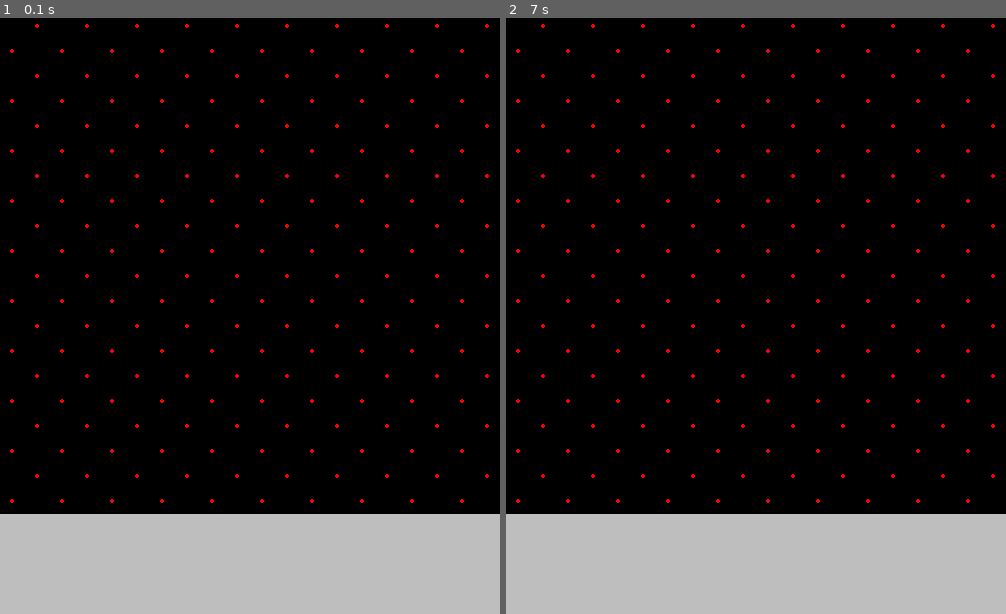
Above: before the commit, frames 1-2 (left to right).
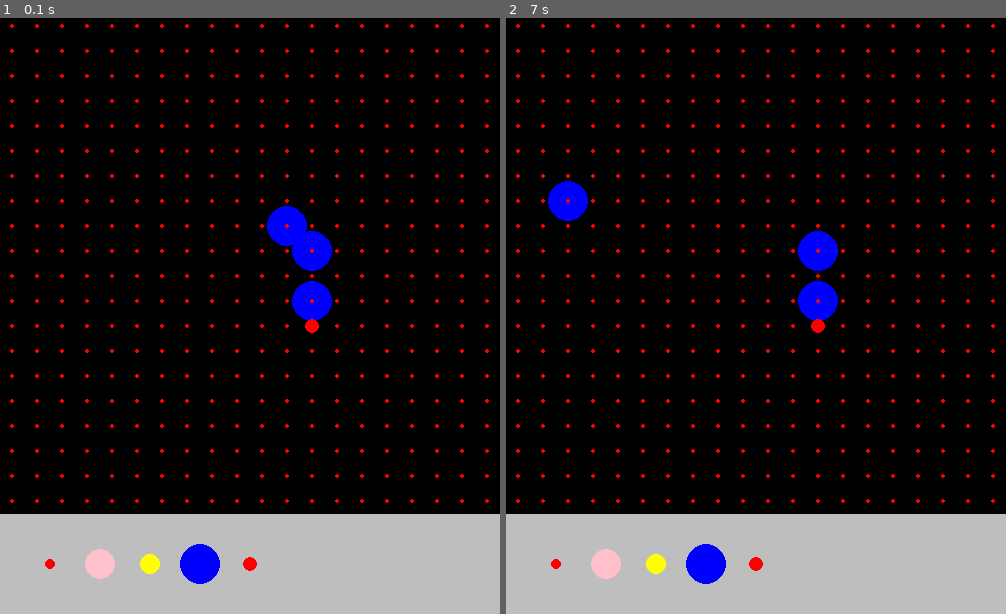
Above: after the commit, the same moments.

Repository: Albie-nayland/Climbing-wall-CSC-project
Game: pygame game, started from Pygame.py
Same seed, same stepped clock (60 frames per second), same inputs: the game is played once before the commit and once after it.
Inputs (mouse positions are in pixels of both pictures, inside the frame that each line leads up to):
- Up to frame 1 (0.1 s): no input
- Up to frame 2 (7 s): press the mouse at (636, 321) at 0.37 s; move the mouse to (721, 381) at 0.47 s; release the mouse at (806, 447) at 0.6 s; click (791, 220) at 6.45 s; press the mouse at (791, 220) at 6.77 s; move the mouse to (681, 214) at 6.87 s; move the mouse to (571, 208) at 6.97 s

The runs differ from the first frame. In frame 1, 2.9% of the frame differs, in the area x 2-98%, y 1-95%; in frame 2, 2.9%.

Commit message:
It is broken now

Diff:
--- a/Inventory.json
+++ b/Inventory.json
@@ -1,16 +1,188 @@
 {
-    "num_holds":{
-        "Hold1": 2,
-        "Hold2": 3,
-        "Hold3": 4,
-        "Hold4": 5,
-        "Hold5": 6
-    },
-    "hold_info":{
-        "Hold1": [50, 550, 5, "red", "crimp"],
-        "Hold2": [100, 550, 15, "pink", "jug"],
-        "Hold3": [150, 550, 10, "yellow", "pinch"],
-        "Hold4": [200, 550, 20, "blue", "sloper"],
-        "Hold5": [250, 550, 7, "red","crimp"]
-    }
+  "num_holds": {
+    "hold1": 2,
+    "hold2": 3,
+    "hold3": 4,
+    "hold4": 5,
+    "hold5": 6
+  },
+  "hold_info": {
+    "red_crimp_0": [
+      50,
+      550,
+      5,
+      "red",
+      "crimp"
+    ],
+    "pink_jug_0": [
+      100,
+      550,
+      15,
+      "pink",
+      "jug"
+    ],
+    "yellow_pinch_0": [
+      150,
+      550,
+      10,
+      "yellow",
+      "pinch"
+    ],
+    "blue_sloper_0": [
+      200,
+      550,
+      20,
+      "blue",
+      "sloper"
+    ],
+    "red_crimp_1": [
+      250,
+      550,
+      7,
+      "red",
+      "crimp"
+    ]
+  },
+  "Inventory": {
+    "red_crimp_0_0": [
+      50,
+      550,
+      5,
+      "red",
+      "crimp"
+    ],
+    "red_crimp_0_1": [
+      50,
+      550,
+      5,
+      "red",
+      "crimp"
+    ],
+    "pink_jug_0_0": [
+      100,
+      550,
+      15,
+      "pink",
+      "jug"
+    ],
+    "pink_jug_0_1": [
+      100,
+      550,
+      15,
+      "pink",
+      "jug"
+    ],
+    "pink_jug_0_2": [
+      100,
+      550,
+      15,
+      "pink",
+      "jug"
+    ],
+    "yellow_pinch_0_0": [
+      150,
+      550,
+      10,
+      "yellow",
+      "pinch"
+    ],
+    "yellow_pinch_0_1": [
+      150,
+      550,
+      10,
+      "yellow",
+      "pinch"
+    ],
+    "yellow_pinch_0_2": [
+      150,
+      550,
+      10,
+      "yellow",
+      "pinch"
+    ],
+    "yellow_pinch_0_3": [
+      150,
+      550,
+      10,
+      "yellow",
+      "pinch"
+    ],
+    "blue_sloper_0_0": [
+      312.5,
+      287.5,
+      20,
+      "blue",
+      "sloper"
+    ],
+    "blue_sloper_0_1": [
+      312.5,
+      237.5,
+      20,
+      "blue",
+      "sloper"
+    ],
+    "blue_sloper_0_2": [
+      200,
+      550,
+      20,
+      "blue",
+      "sloper"
+    ],
+    "blue_sloper_0_3": [
+      287.5,
+      212.5,
+      20,
+      "blue",
+      "sloper"
+    ],
+    "blue_sloper_0_4": [
+      200,
+      550,
+      20,
+      "blue",
+      "sloper"
+    ],
+    "red_crimp_1_0": [
+      250,
+      550,
+      7,
+      "red",
+      "crimp"
+    ],
+    "red_crimp_1_1": [
+      250,
+      550,
+      7,
+      "red",
+      "crimp"
+    ],
+    "red_crimp_1_2": [
+      250,
+      550,
+      7,
+      "red",
+      "crimp"
+    ],
+    "red_crimp_1_3": [
+      250,
+      550,
+      7,
+      "red",
+      "crimp"
+    ],
+    "red_crimp_1_4": [
+      250,
+      550,
+      7,
+      "red",
+      "crimp"
+    ],
+    "red_crimp_1_5": [
+      312.5,
+      312.5,
+      7,
+      "red",
+      "crimp"
+    ]
+  }
 }
--- a/Pygame.py
+++ b/Pygame.py
@@ -1,120 +1,102 @@
 import pygame as py
 import os, json
 
-# Initialise py
 py.init()
 
 num_holds = {}
 hold_info = {}
-hold_pos = {}
-wall_1_holds = {}
-wall_1_hold_info = {}
-
+Inventory = {}
 dicts = {
-    "num_holds" : num_holds,
-    "hold_info" : hold_info,
-    "hold_pos" : hold_pos
+    "num_holds": num_holds,
+    "hold_info": hold_info,
+    "Inventory": Inventory
 }
 
 ScriptDir = os.path.dirname(os.path.abspath(__file__))
-FilePath = os.path.join(ScriptDir, "num_holds.json")
+FilePath = os.path.join(ScriptDir, "Inventory.json")
 
 if os.path.exists(FilePath):
-        try:
-            with open(FilePath, 'r') as f:
-                Data = json.load(f)
-                for key in Data:
-                    for i in Data[key]:
-                        dicts[key].update({i:Data[key][i]})
-        except:
-            pass
-print(num_holds)
-for i in num_holds:
-    for j in range(num_holds[i]):
-        hold_pos.update({i + "_" + j:(hold_info[i][0], hold_info[i][1])})
-print(hold_pos)
-
-
-#Variables
-mouse_down = False
-offset = 0
-does_offset = 1
-mouse_offset = 0
-wall_spots = []
+    try:
+        with open(FilePath, 'r') as f:
+            Data = json.load(f)
+            for key in Data:
+                for i in Data[key]:
+                    dicts[key].update({i: Data[key][i]})
+    except Exception as e:
+        print(f"Failed to load save: {e}")
+
+def save_data():
+    with open(FilePath, 'w') as f:
+        json.dump({
+            "num_holds": num_holds,
+            "hold_info": hold_info,
+            "Inventory": Inventory
+        }, f, indent=2)
 
 def wall_1():
-
-    does_offset = 1
-
-    # Screen setup
+    global num_holds
+
     WIDTH, HEIGHT = 500, 600
     screen = py.display.set_mode((WIDTH, HEIGHT))
     py.display.set_caption("Pygame Window")
 
-    holds_used = {}
     holding_index = None
     y_hole_distance = 25
-    x_hole_distance = 2*y_hole_distance
-
+    x_hole_distance = 25
+    offset = x_hole_distance / 2
+    wall_spots = []
     for n in range(HEIGHT - 100):
-            if n % y_hole_distance == 0:
-                does_offset += 1
-                for i in range(WIDTH):
-                    if i % x_hole_distance == 0:
-                        if does_offset % 2 == 0:
-                            offset = x_hole_distance - x_hole_distance/4
-                        else:
-                            offset = x_hole_distance/4
-                        wall_spots.append((i + offset, n + y_hole_distance/2))
-
-    # Main loop
-    running = True
-    while running:
-        screen.fill("black")  # background colour
-        mouse_x, mouse_y = py.mouse.get_pos()
-        # --- Events ---
-        for event in py.event.get():
-            if event.type == py.QUIT:
-                running = False
-            elif event.type == py.MOUSEBUTTONDOWN:
-                for i in num_holds:
-                    x, y, r = hold_info[i][0], hold_info[i][1], hold_info[i][2]
-                    if (mouse_x - x)**2 + (mouse_y - y)**2 <= r**2:
+        if n % y_hole_distance == 0:
+            for i in range(WIDTH):
+                if i % x_hole_distance == 0:
+
+                    wall_spots.append((i + offset, n + y_hole_distance / 2))
+
+    running = True
+    while running:
+        screen.fill("black")
+        mouse_x, mouse_y = py.mouse.get_pos()
+
+        for event in py.event.get():
+            if event.type == py.QUIT:
+                save_data()  # Save on quit, not every frame
+                running = False
+
+            elif event.type == py.MOUSEBUTTONDOWN:
+                for i in reversed(list(Inventory)):
+                    x, y, r = Inventory[i][0], Inventory[i][1], Inventory[i][2]
+                    if (mouse_x - x) ** 2 + (mouse_y - y) ** 2 <= r ** 2:
                         holding_index = i
                         break
 
             elif event.type == py.MOUSEBUTTONUP:
+                if holding_index is not None:
+                    save_data()  # Save when you drop a hold
                 holding_index = None
 
         if holding_index is not None:
-            hold_info[holding_index][0] = mouse_x
-            hold_info[holding_index][1] = mouse_y
-
-        for i in num_holds:
-            x, y, r = hold_info[i][0], hold_info[i][1], hold_info[i][2]
-            if y <= 500:
-                num_holds.update({i:num_holds[i] - 1})
-                wall_1_hold_info.update({i:hold_info[i]})
-                if i in wall_1_holds:
-                    wall_1_holds[i] += 1
-                else:
-                    wall_1_holds.update({i:1})
-
-
-        # if mouse_y % x_hole_distance < x_hole_distance/2:
-        #     mouse_offset = x_hole_distance - x_hole_distance/4
-        # else:
-        #     mouse_offset = x_hole_distance/4
-
-        #Drawing
+            Inventory[holding_index][0] = mouse_x
+            Inventory[holding_index][1] = mouse_y
+
+        # Draw tray
         py.draw.rect(screen, "gray", py.Rect(0, HEIGHT - 100, WIDTH, 100))
 
-        for i in wall_spots:
-            py.draw.circle(screen, "red", i, 2)
-
-        for i in num_holds:
-                for j in range(num_holds[i]):
-                    py.draw.circle(screen, hold_info[i][3], (hold_info[i][0], hold_info[i][1]), hold_info[i][2])
+        # Draw holds using Inventory for position (Inventory just tracks what exists)
+        for i in Inventory:
+            x, y, r, colour, type = Inventory[i][0], Inventory[i][1], Inventory[i][2], Inventory[i][3], Inventory[i][4]
+            if y >= 500 and holding_index != i:
+                y = 550
+                x = hold_info[i[:-2]][0]
+            else:
+                y = y - (y % y_hole_distance) + y_hole_distance/2
+                x = x - (x % x_hole_distance) + x_hole_distance/2
+
+            py.draw.circle(screen, colour, (x, y), r)
+            Inventory[i][0], Inventory[i][1], Inventory[i][2], Inventory[i][3], Inventory[i][4] = x, y, r, colour, type
+
+        # Draw wall hole spots
+        for spot in wall_spots:
+            py.draw.circle(screen, "red", spot, 2)
 
         py.display.flip()
 
